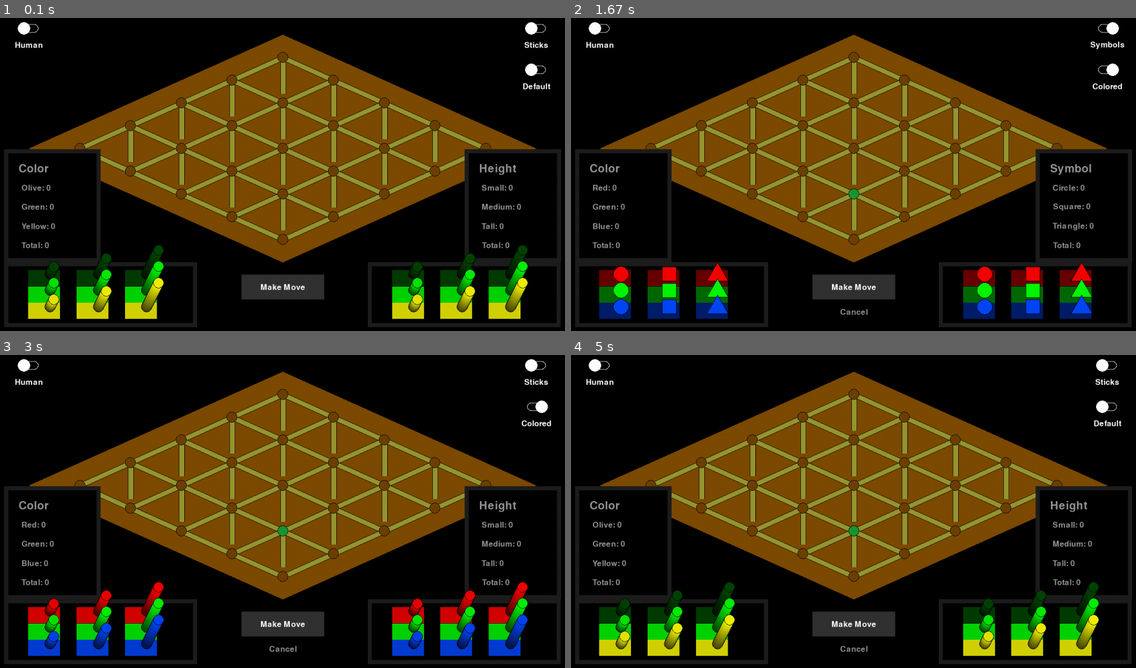
Above: before the commit, frames 1-4 (two rows, left to right).
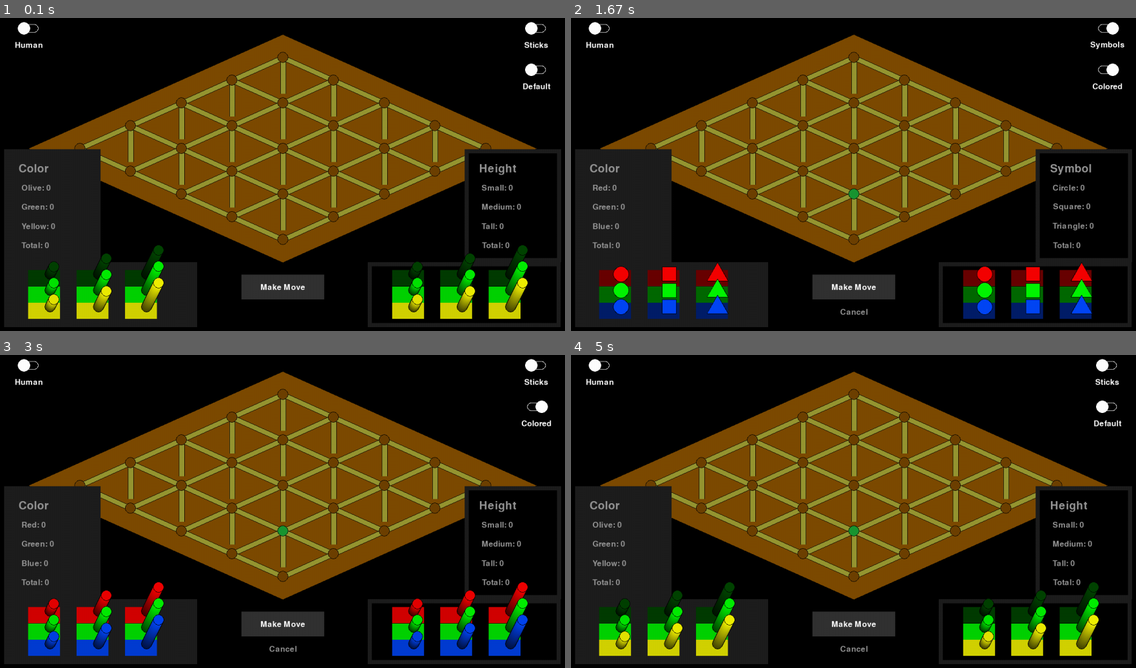
Above: after the commit, the same moments.

Repository: Skilsu/waldmeister
Game: pygame game, started from Waldmeister/PygameGui.py
The game is run twice, just before and just after one commit, with the same random seed, the same clock (stepped at 60 frames per second) and the same inputs.
Inputs (mouse positions are in pixels of both pictures, inside the frame that each line leads up to):
- Up to frame 1 (0.1 s): no input
- Up to frame 2 (1.67 s): click (1107, 68) at 0.38 s; click (859, 196) at 0.83 s; click (1107, 27) at 1.42 s
- Up to frame 3 (3 s): click (536, 364) at 2.18 s
- Up to frame 4 (5 s): click (1107, 405) at 4.9 s

The runs differ from the first frame. In frame 1, 7.8% of the frame differs, in the area x 1-35%, y 43-98%; in frame 2, 7.9%; in frame 3, 7.8%; in frame 4, 7.8%.

Commit message:
small PygameGui.py bugfix with active player highlight
small improvements and decision for active_player variable (for now)

Diff:
--- a/Waldmeister/PygameGui.py
+++ b/Waldmeister/PygameGui.py
@@ -342,7 +342,7 @@
 
             pygame.draw.rect(self.screen, (30, 30, 30),
                              (x, y, width, height))
-            if not self.game.active_player == pdx or (self.game.active_player == -1 and pdx == 0):
+            if not self.game.active_player == pdx and not (self.game.active_player == -1 and pdx == 0):
                 pygame.draw.rect(self.screen, (0, 0, 0),
                                  (edge * 0.5 + pdx * (self.window_width - info_box_width - edge) + 10,
                                   y - info_box_height + 10, info_box_width - 20, info_box_height - 20))
--- a/Waldmeister/WaldmeisterGame.py
+++ b/Waldmeister/WaldmeisterGame.py
@@ -19,14 +19,18 @@
         :return: Tuple containing two np arrays -> (board_size x board_size x 9, 2 x 3 x 3)
         """
         # Initialize the board with zeros
-        board = np.zeros((self.game.board_size, self.game.board_size, 9), dtype=int)
+        init_board = np.zeros((self.game.board_size, self.game.board_size, 9), dtype=int)
 
         # Initialize figure counts for both players
         figure_counts = np.full((2, 3, 3), self.game.color_amount, dtype=int)
 
-        return board, figure_counts
+        return init_board, figure_counts
 
     def getBoardSize(self):
+        """
+        Returns the necessary information about the size of both the board and the player's figures.
+        :return: list of Integers: board_size, board_size, 9, 2, 3, 3
+        """
         return self.game.board_size, self.game.board_size, 9, 2, 3, 3
 
     def getActionSize(self):
@@ -34,18 +38,22 @@
 
     def getNextState(self, board, player, action):
         """
-
+        executes move for given player
         :param board:
         :param player:
         :param action:
         :return:
         """
-        if not np.array_equal(board, self.return_np_format()):
+
+        self.game.active_player = player
+
+        if not np.array_equal(board, self.return_np_format()) or self.game.active_player == player:
             raise Exception
 
         if not 0 < action <= self.game.board_size * self.game.board_size * 9 * ((self.game.board_size - 1) * 3 + 1):
             raise ValueError
-        if action == self.game.board_size * self.game.board_size * 9 * ((self.game.board_size - 1) * 3 + 1):  # TODO Needed????
+        if action == self.game.board_size * self.game.board_size * 9 * ((self.game.board_size - 1) * 3 + 1):
+            # TODO +1 Needed????
             return board, -player
 
         moving = None
--- a/Waldmeister/WaldmeisterLogic.py
+++ b/Waldmeister/WaldmeisterLogic.py
@@ -54,7 +54,7 @@
 
     def make_move(self, starting_from, figure, moving_to=None, moving=None):
         # handle player position
-        if self.active_player == -1:  # TODO useful???
+        if self.active_player == -1:
             player = 0
         else:
             player = 1
